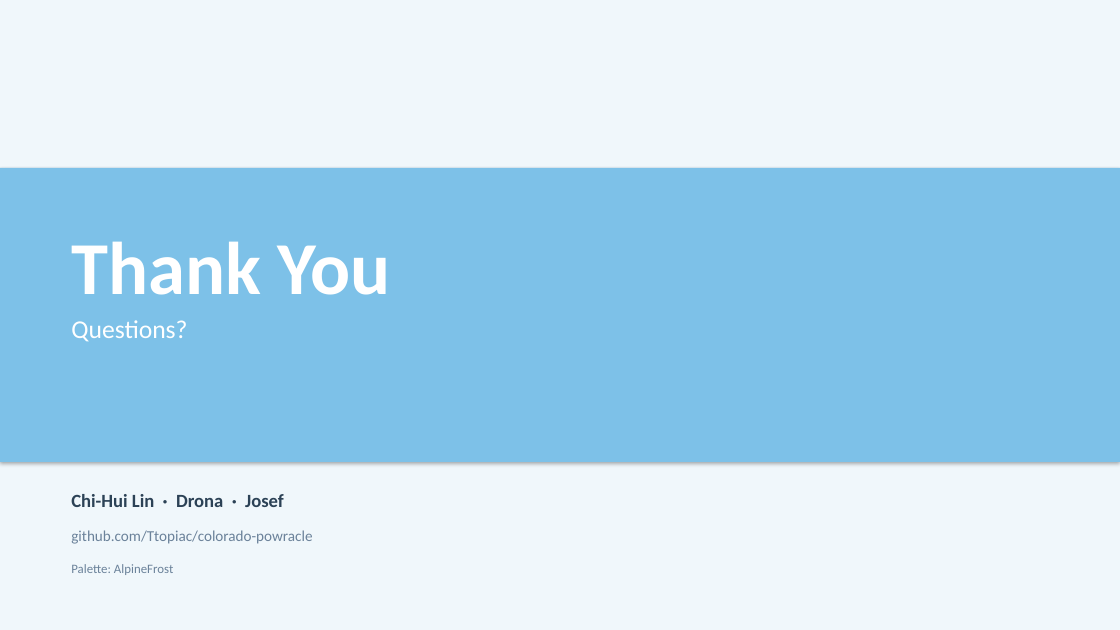
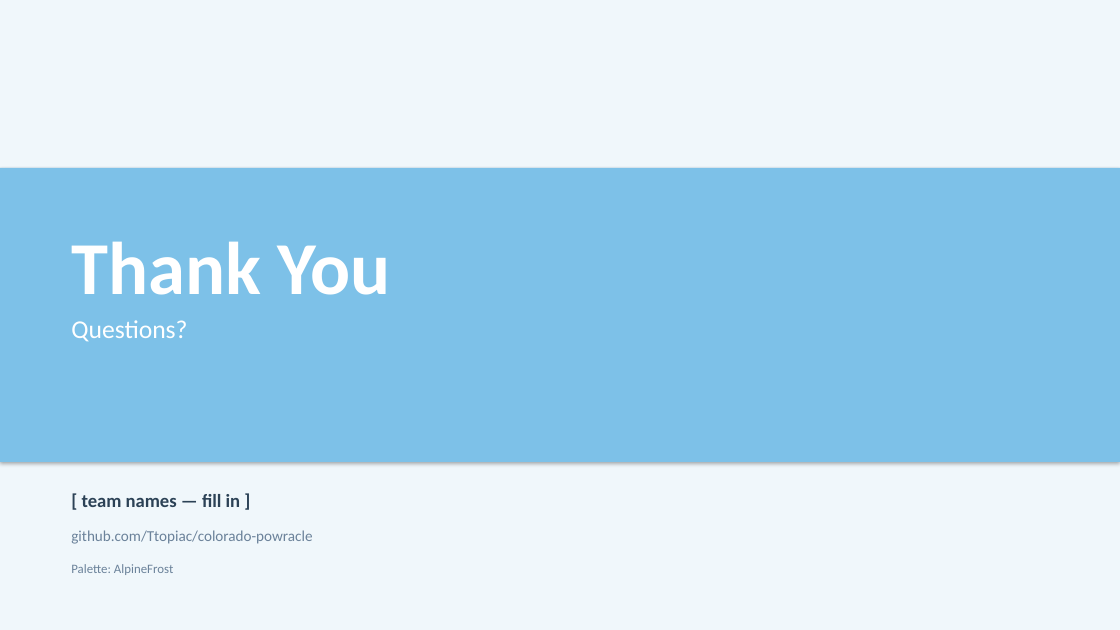
Before and after one commit to Ttopiac/colorado-powracle, a slide deck: slide 16 of slides/Colorado_Powracle_AlpineFrost.pptx. Drawn at 1120x630 pixels with LibreOffice and Linux fonts; fonts in the diff are those of the drawing. Boxes give left, top, right and bottom in pixels: in the first picture for what was removed or moved away, otherwise in the second. Text is boxed around its words. In the diff, an @@ line names an element or a change of style, - is before the commit and + after.

Commit message:
Slides 1 and 16: leave team names blank for teammates to fill

```diff
--- a/slides/Colorado_Powracle_AlpineFrost.pptx
+++ b/slides/Colorado_Powracle_AlpineFrost.pptx
@@ text at [82, 494, 241, 507]: text changed @@
-Chi-Hui Lin · Drona · Josef
+[ team names — fill in ]
```
Also in this commit, not shown: 1 other slide changed, 1 other file.
